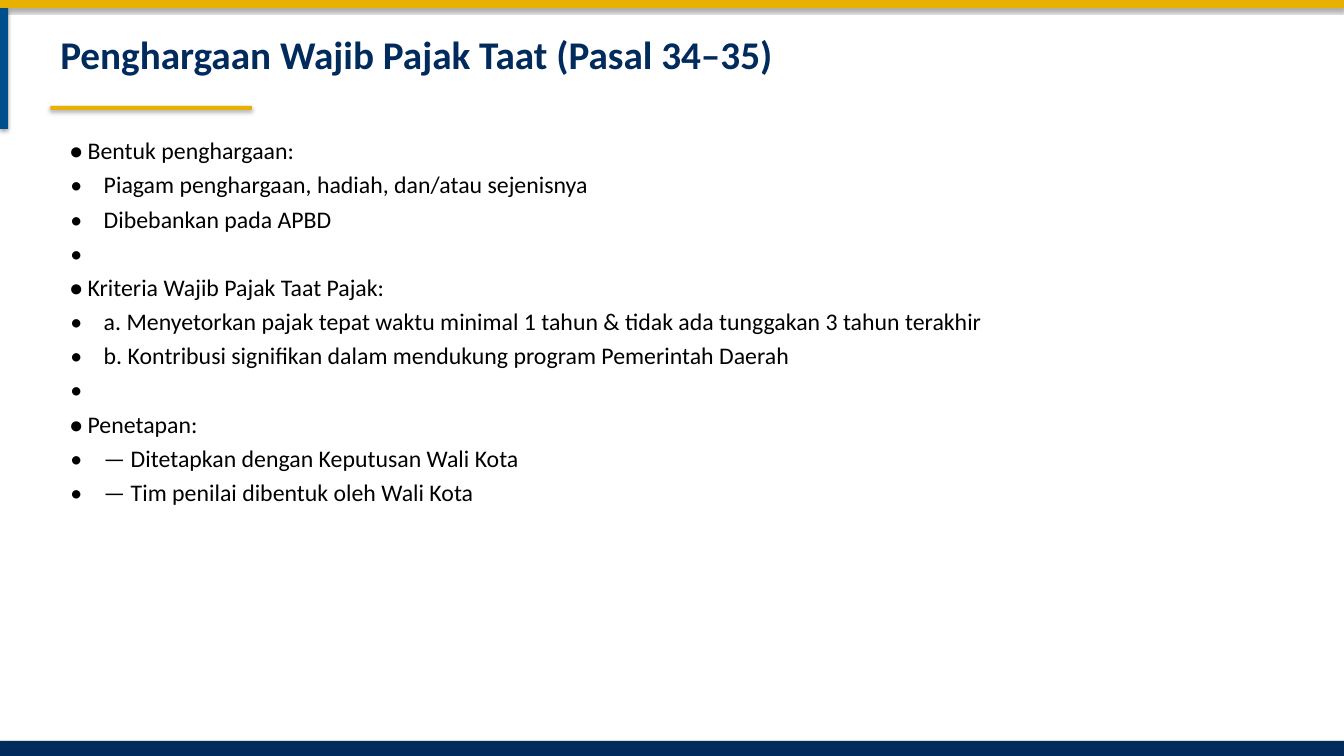
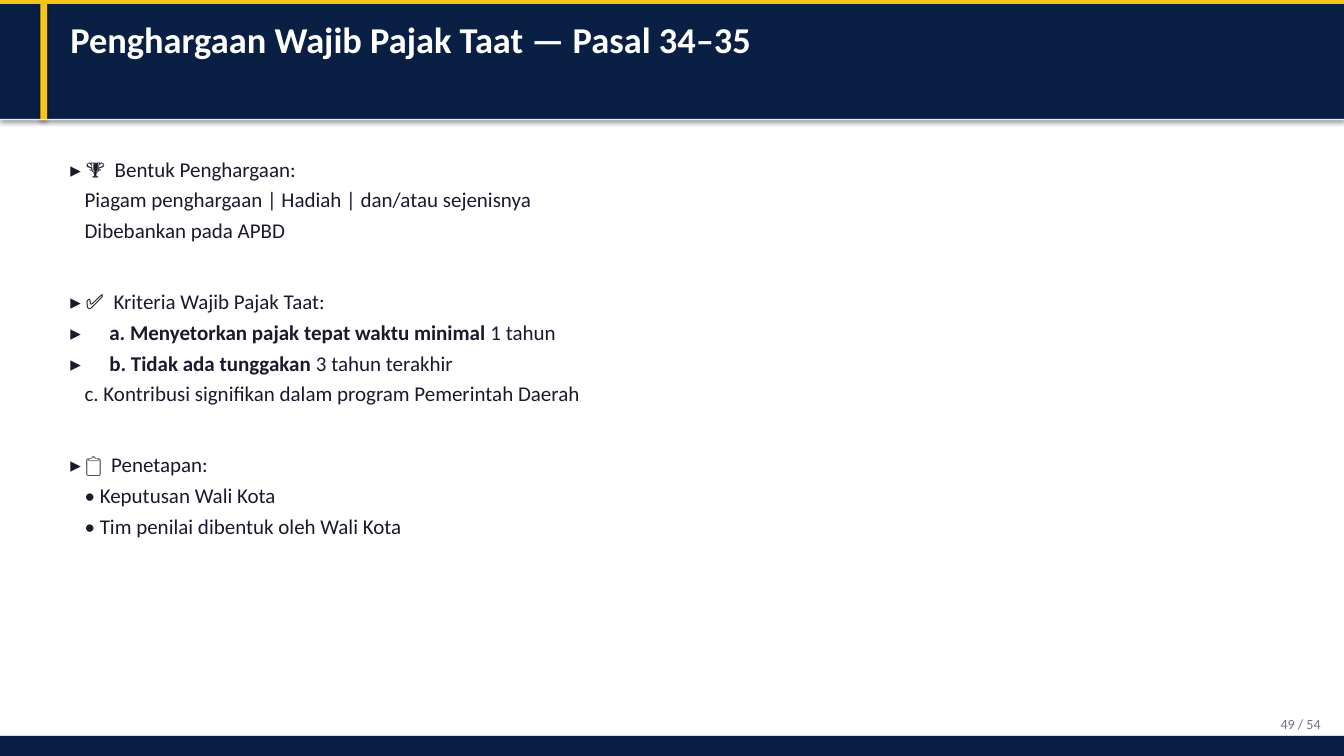
Before and after one commit to rahadiana/coba_ppt, a slide deck: slide 49 of Perwal_Bekasi_51_2024_Pajak_Reklame.pptx (slide 51 before the commit). Drawn at 1344x756 pixels with LibreOffice and Linux fonts; fonts in the diff are those of the drawing. Boxes give left, top, right and bottom in pixels: in the first picture for what was removed or moved away, otherwise in the second. Text is boxed around its words. In the diff, an @@ line names an element or a change of style, - is before the commit and + after.

Commit message:
feat: premium redesign PPT with cards, tables, and modern layout

```diff
--- a/Perwal_Bekasi_51_2024_Pajak_Reklame.pptx
+++ b/Perwal_Bekasi_51_2024_Pajak_Reklame.pptx
@@ rectangle resized from (x1=0, y1=0, x2=1344, y2=8) to (x1=0, y1=0, x2=1344, y2=4) @@
@@ rectangle at (x1=0, y1=0, x2=1344, y2=4): fill #E8B000 to #F5C518 @@
@@ rectangle added at (x1=0, y1=4, x2=1344, y2=120), fill #0A1F44 @@
@@ rectangle resized from (x1=0, y1=8, x2=8, y2=129) to (x1=40, y1=4, x2=47, y2=120) @@
@@ rectangle at (x1=40, y1=4, x2=47, y2=120): fill #004E8C to #F5C518 @@
@@ text at (x1=70, y1=27, x2=751, y2=59): text changed; size 28 to 26 pt; text colour #002B5C to #FFFFFF @@
-Penghargaan Wajib Pajak Taat (Pasal 34–35)
+Penghargaan Wajib Pajak Taat — Pasal 34–35
@@ rectangle added at (x1=0, y1=119, x2=1344, y2=120), fill #E8ECF1 @@
@@ rectangle removed at (x1=50, y1=106, x2=252, y2=110) @@
@@ text at (x1=85, y1=162, x2=579, y2=538): text changed; size 17 to 15 pt; text colour #000000 to #1A1A2E @@
-• Bentuk penghargaan:
-• Piagam penghargaan, hadiah, dan/atau sejenisnya
-• Dibebankan pada APBD
-•
-• Kriteria Wajib Pajak Taat Pajak:
-• a. Menyetorkan pajak tepat waktu minimal 1 tahun & tidak ada tunggakan 3 tahun terakhir
-• b. Kontribusi signifikan dalam mendukung program Pemerintah Daerah
-•
-• Penetapan:
-• — Ditetapkan dengan Keputusan Wali Kota
-• — Tim penilai dibentuk oleh Wali Kota
+▸ 🏆 Bentuk Penghargaan:
+Piagam penghargaan | Hadiah | dan/atau sejenisnya
+Dibebankan pada APBD
+▸ ✅ Kriteria Wajib Pajak Taat:
+▸ a. Menyetorkan pajak tepat waktu minimal 1 tahun
+▸ b. Tidak ada tunggakan 3 tahun terakhir
+c. Kontribusi signifikan dalam program Pemerintah Daerah
+▸ 📋 Penetapan:
+• Keputusan Wali Kota
+• Tim penilai dibentuk oleh Wali Kota
@@ rectangle resized from (x1=0, y1=741, x2=1344, y2=756) to (x1=0, y1=736, x2=1344, y2=756) @@
@@ rectangle at (x1=0, y1=736, x2=1344, y2=756): fill #002B5C to #0A1F44 @@
@@ text added at (x1=1281, y1=720, x2=1320, y2=729), 10 pt, text #6B7288 @@
+49 / 54
```
Also in this commit, not shown: 41 other slides changed, 10 slides added, 12 slides removed, 1 other file.
